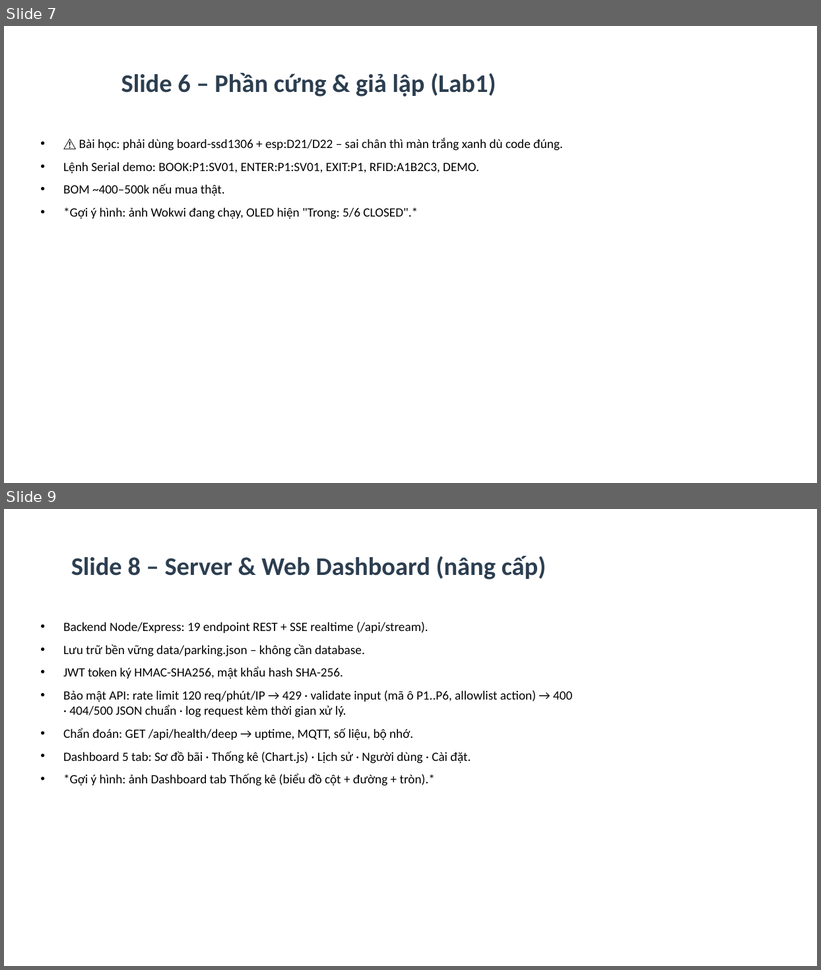
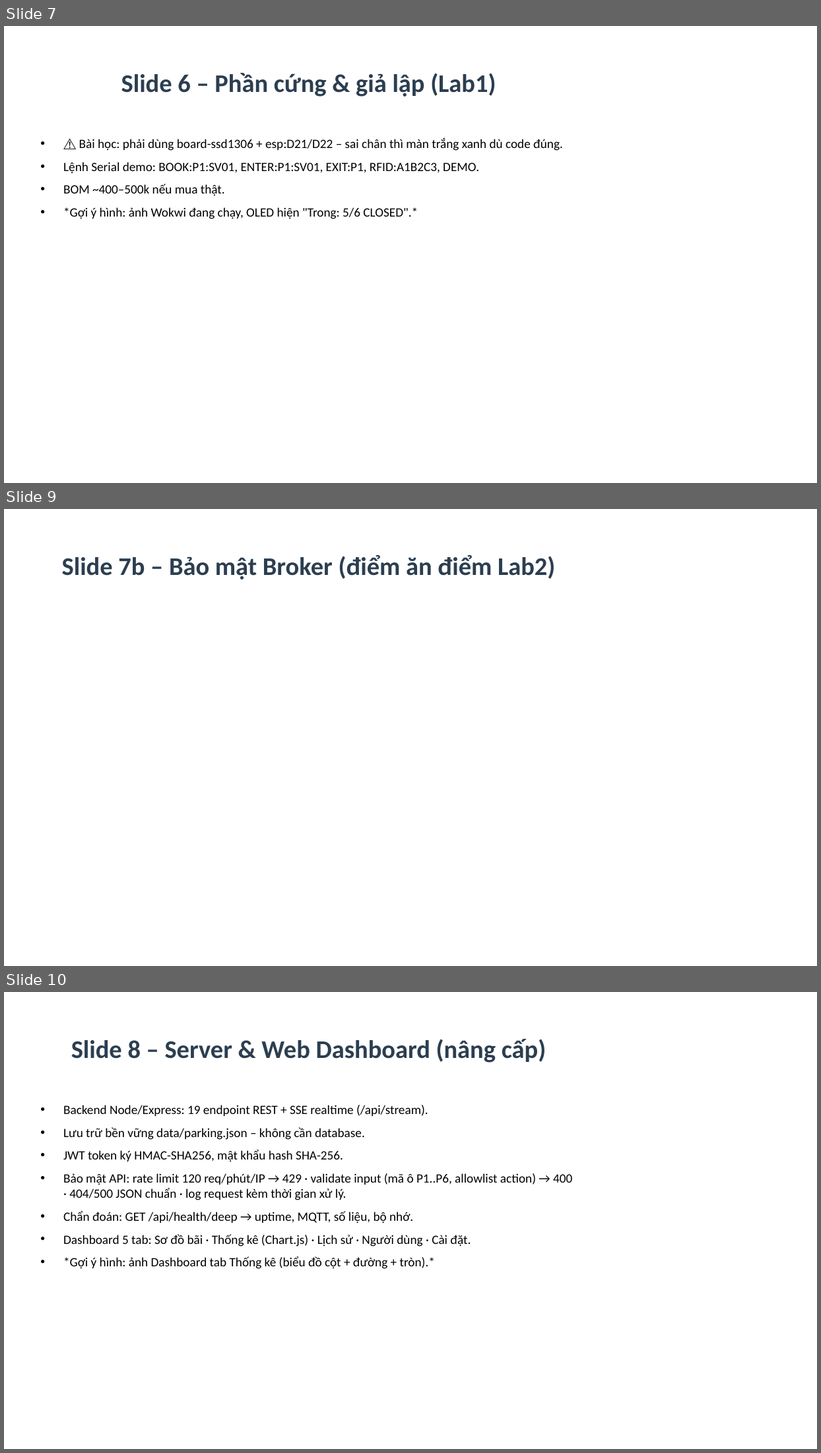
Before and after one commit to Phong220205/smart-parking-ltdd2, a slide deck: docs/Slide_ThuyetTrinh.pptx. Shown one above the other, each under a label of ours: slides 7 and 9 before the commit, slides 7, 9 and 10 after it; the slides between them are not shown. The pictures are 821x970 and 821x1453 pixels, drawn with LibreOffice and Linux fonts; fonts in the diff are those of the drawing. Boxes give left, top, right and bottom in pixels: in the first picture for what was removed or moved away, otherwise in the second. Text is boxed around its words. In the diff, an @@ line names an element or a change of style, - is before the commit and + after.

```diff
--- a/docs/Slide_ThuyetTrinh.pptx
+++ b/docs/Slide_ThuyetTrinh.pptx
@@ slide 9 added at bbox=[4, 509, 817, 966], background #FFFFFF @@
@@ title added at bbox=[62, 555, 555, 580], 30 pt, text #2C3E50, bold @@
+Slide 7b – Bảo mật Broker (điểm ăn điểm Lab2)
@@ what was slide 9 is now slide 10 @@
```
Also in this commit, not shown: 3 slides changed, 31 other files.
